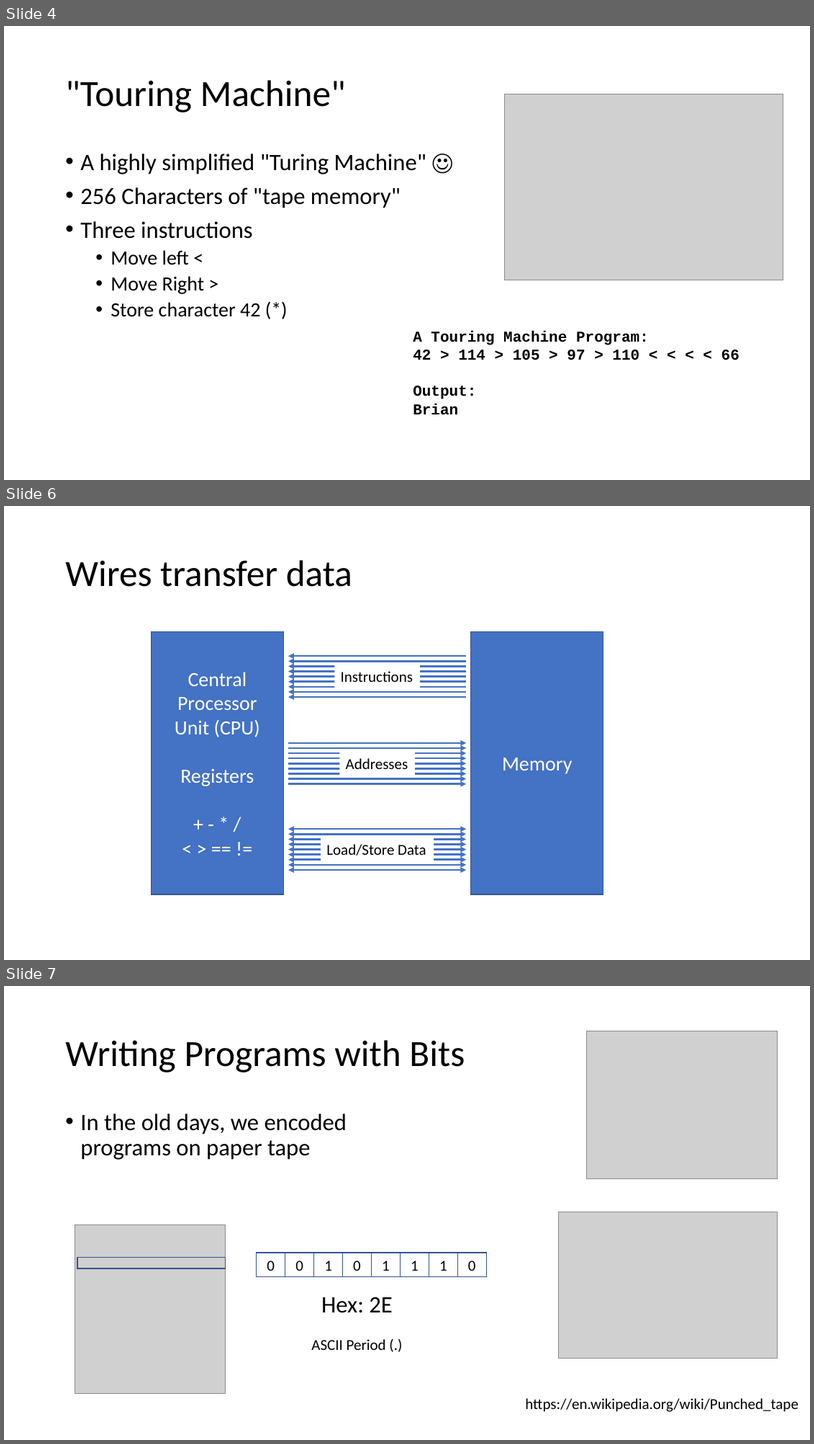
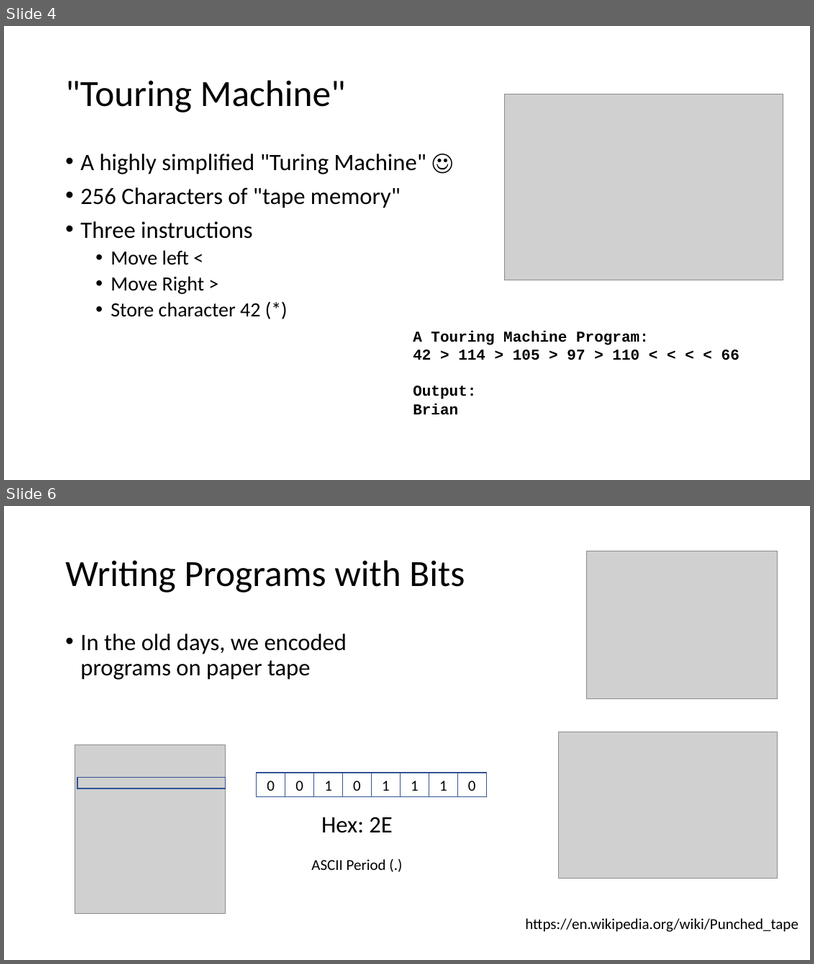
Before and after one commit to csev/ca4e, a slide deck: lectures/05-Software.pptx. Shown one above the other, each under a label of ours: slides 4, 6 and 7 before the commit, slides 4 and 6 after it; the slides between them are not shown. The pictures are 814x1444 and 814x964 pixels, drawn with LibreOffice and Linux fonts; fonts in the diff are those of the drawing; grey boxes stand for pictures. Boxes give left, top, right and bottom in pixels: in the first picture for what was removed or moved away, otherwise in the second. Text is boxed around its words. In the diff, an @@ line names an element or a change of style, - is before the commit and + after.

```diff
--- a/lectures/05-Software.pptx
+++ b/lectures/05-Software.pptx
@@ slide 6 removed at (4, 506, 810, 960), background #FFFFFF @@
@@ title removed at (65, 560, 352, 587) @@
-Wires transfer data
@@ rectangle removed at (151, 632, 283, 894) @@
-Central
-Processor
-Unit (CPU)
-Registers
-+ - * /
-< > == !=
@@ rectangle removed at (471, 632, 604, 894) @@
-Memory
@@ group removed at (288, 656, 467, 698): 9 arrows, 1 rectangle @@
-Instructions
@@ group removed at (288, 743, 467, 784): 9 arrows, 1 rectangle @@
-Addresses
@@ group removed at (288, 829, 467, 870): 9 double arrows, 1 rectangle @@
-Load/Store Data
@@ what was slide 7 is now slide 6 @@
```
Also in this commit, not shown: 1 slide changed, 3 slides added, 1 other slide removed.
